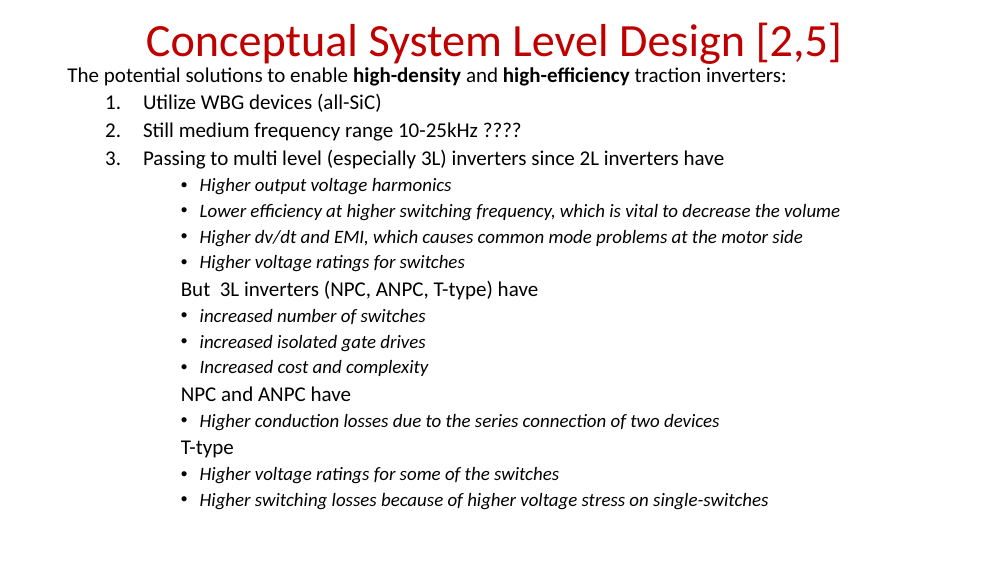
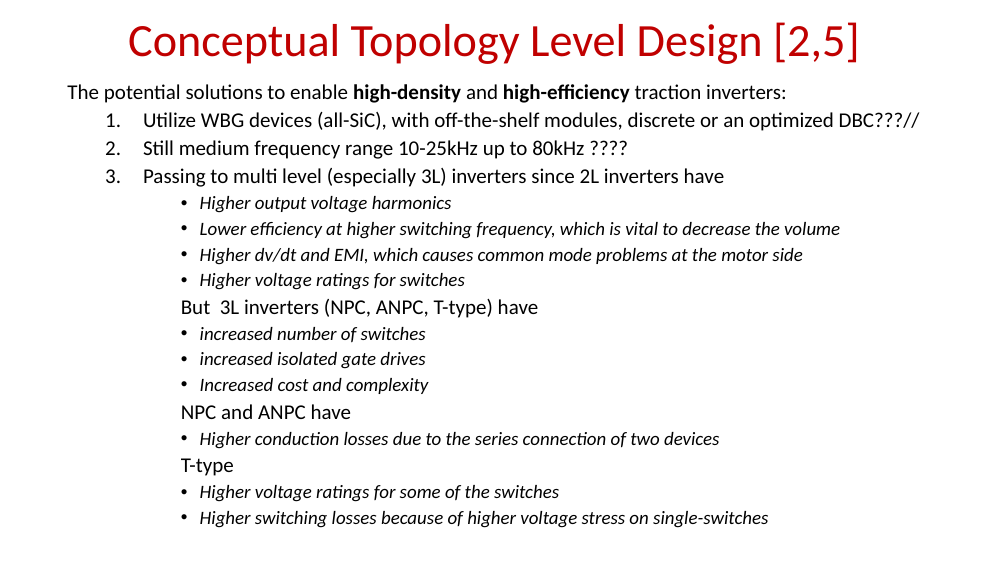
Before and after one commit to EnesAyaz/KTH, a slide deck: slide 4 of Weekly-Reports/InverterDesignConsideration.pptx (slide 3 before the commit). Drawn at 1008x567 pixels with LibreOffice and Linux fonts; fonts in the diff are those of the drawing. Boxes give left, top, right and bottom in pixels: in the first picture for what was removed or moved away, otherwise in the second. Text is boxed around its words. In the diff, an @@ line names an element or a change of style, - is before the commit and + after.

```diff
--- a/Weekly-Reports/InverterDesignConsideration.pptx
+++ b/Weekly-Reports/InverterDesignConsideration.pptx
@@ title at (x1=128, y1=22, x2=860, y2=64): text changed @@
-Conceptual System Level Design [2,5]
+Conceptual Topology Level Design [2,5]
@@ text "The potential solutions to enable ..." moved from (x1=67, y1=67, x2=840, y2=510) to (x1=67, y1=84, x2=920, y2=528) @@
@@ text at (x1=143, y1=112, x2=920, y2=159): text changed @@
-  1. Utilize WBG devices (all-SiC)
-  2. Still medium frequency range 10-25kHz ????
+  1. Utilize WBG devices (all-SiC), with off-the-shelf modules, discrete or an optimized DBC???//
+  2. Still medium frequency range 10-25kHz up to 80kHz ????
```
Also in this commit, not shown: 4 other slides changed, 13 slides added, 2 slides removed, 2 other files.
